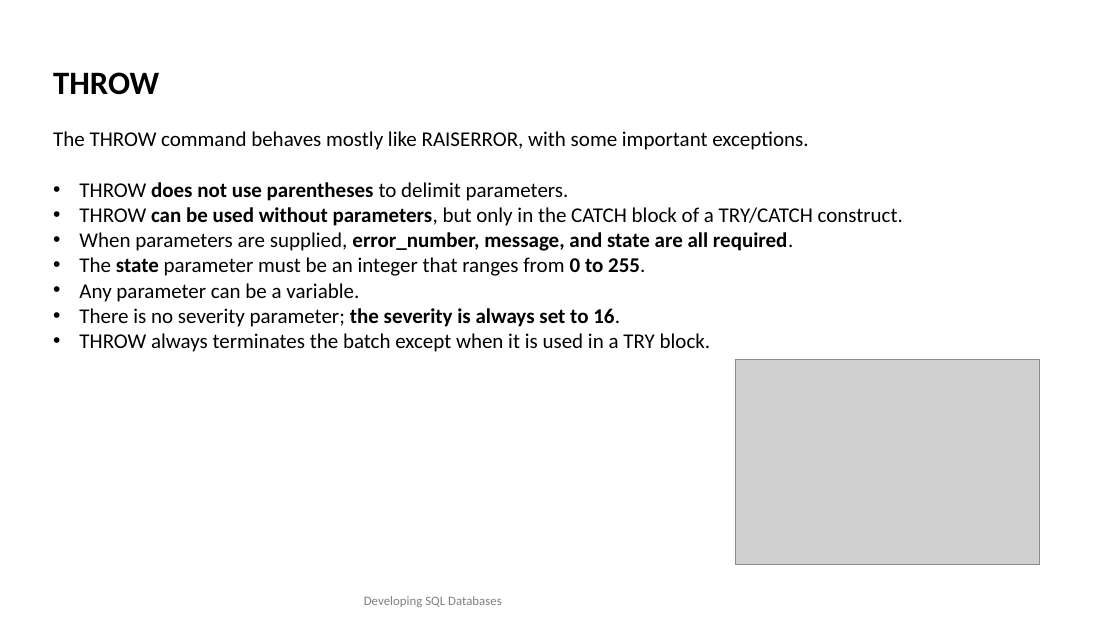
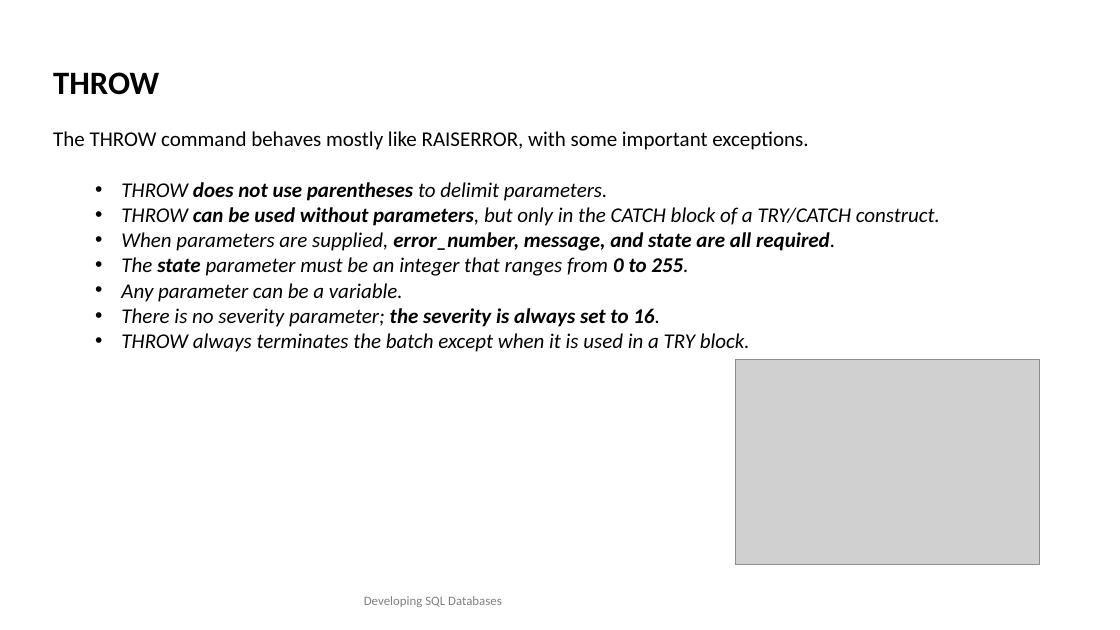
Before and after one commit to TKostyrka/70762DevSQLDB, a slide deck: slide 5 of DEVSQL_14_ErrorHandling/DEVSQL_14_ErrorHandling.pptx (slide 6 before the commit). Drawn at 1120x630 pixels with LibreOffice and Linux fonts; fonts in the diff are those of the drawing; grey boxes stand for pictures. Boxes give left, top, right and bottom in pixels: in the first picture for what was removed or moved away, otherwise in the second. Text is boxed around its words. In the diff, an @@ line names an element or a change of style, - is before the commit and + after.

```diff
--- a/DEVSQL_14_ErrorHandling/DEVSQL_14_ErrorHandling.pptx
+++ b/DEVSQL_14_ErrorHandling/DEVSQL_14_ErrorHandling.pptx
@@ text at (121,182,940,352): italic on in "THROW does not use parentheses to delimit ...", "THROW can be used without parameters, but ...", "When parameters are supplied, error_number, message, and ...", "The state parameter must be an integer ..." and 3 more places; list level 1 to 2 in "THROW does not use parentheses ..."; list level 1 to 2 in "THROW can be used without ..."; list level 1 to 2 in "When parameters are supplied, error_number, ..."; list level 1 to 2 in "The state parameter must be ..."; list level 1 to 2 in "Any parameter can be a ..."; list level 1 to 2 in "There is no severity parameter; ..."; list level 1 to 2 in "THROW always terminates the batch ..." @@
```
Also in this commit, not shown: 7 other slides changed, 1 slide removed, 3 other files.
